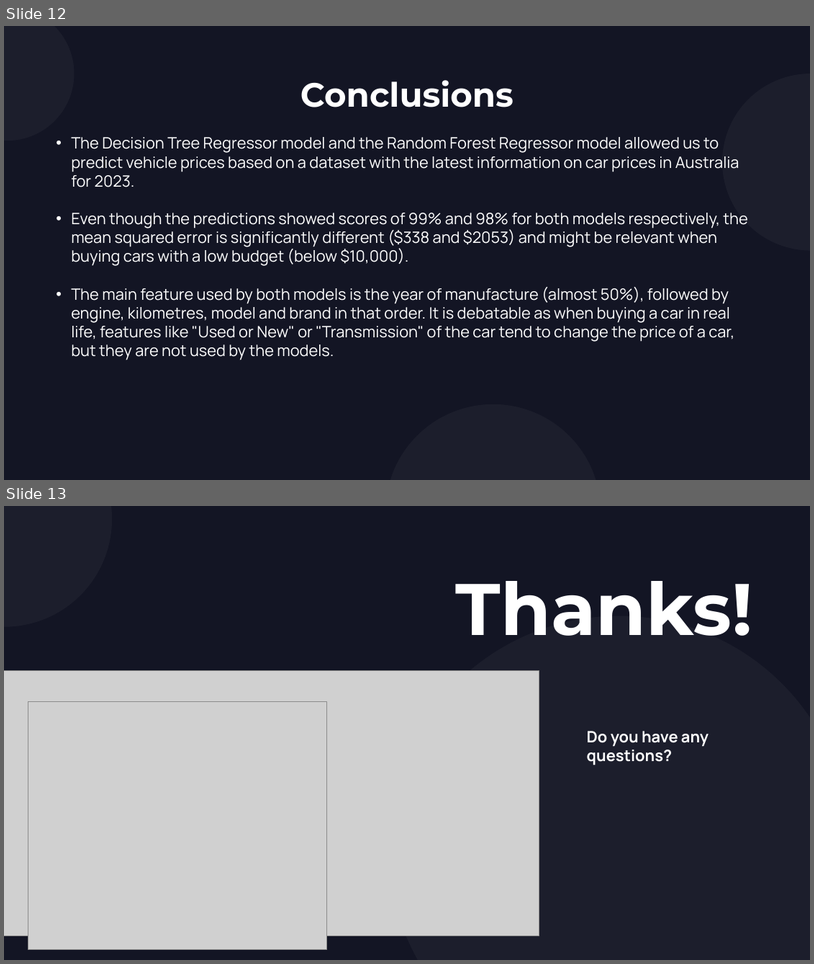
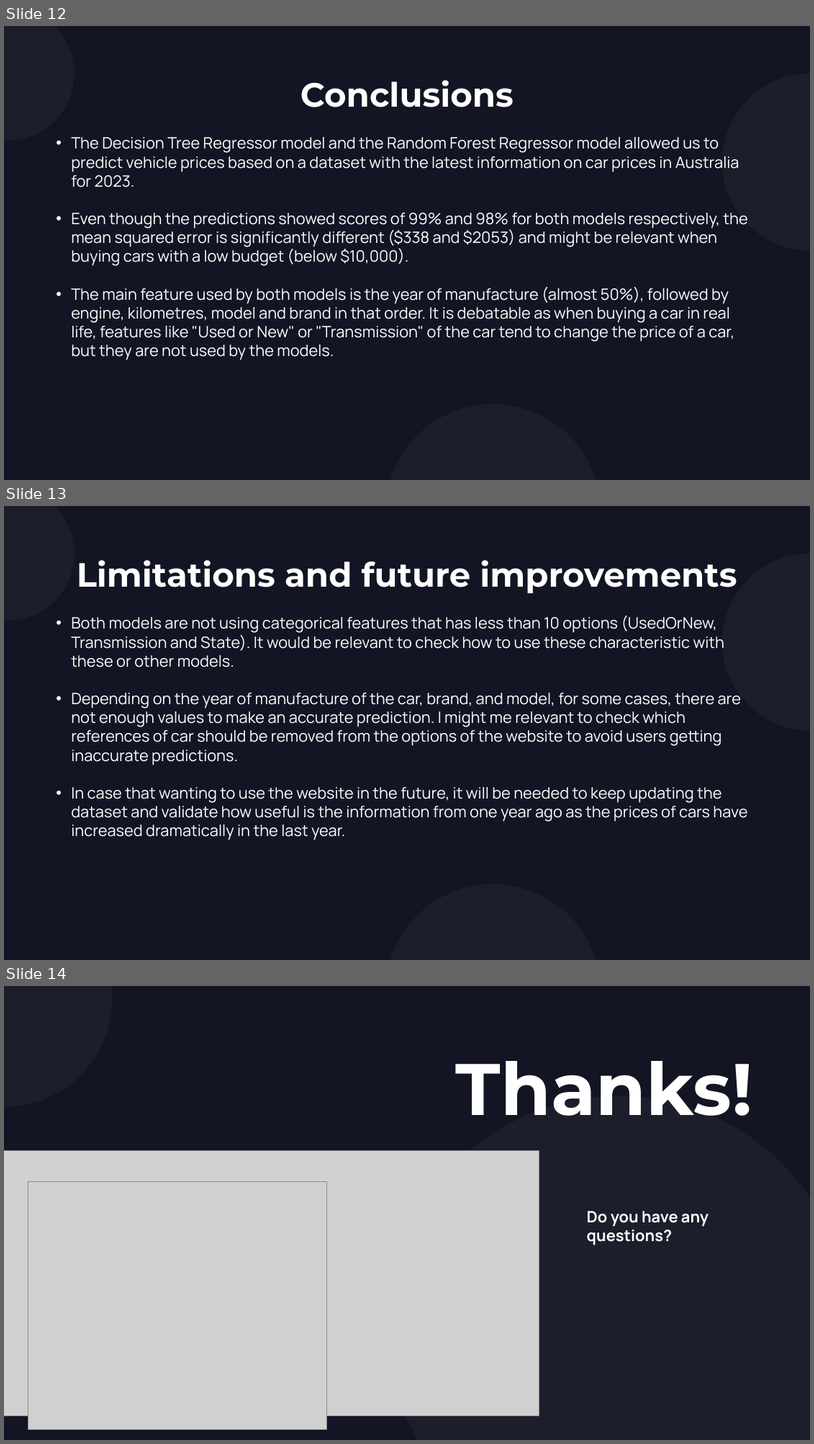
Before and after one commit to zquiroga/Project-4---Group-No.1, a slide deck: Presentation.pptx. Shown one above the other, each under a label of ours: slides 12 and 13 before the commit, slides 12, 13 and 14 after it. The pictures are 814x964 and 814x1444 pixels, drawn with LibreOffice and Linux fonts; fonts in the diff are those of the drawing; grey boxes stand for pictures; background and template pictures are left out. Boxes give left, top, right and bottom in pixels: in the first picture for what was removed or moved away, otherwise in the second. Text is boxed around its words. In the diff, an @@ line names an element or a change of style, - is before the commit and + after.

Commit message:
Adding files via upload
Git bash is not allowing me to update files. There is some conflict

```diff
--- a/Presentation.pptx
+++ b/Presentation.pptx
@@ slide 13 added at (4, 506, 810, 960), background #131524; not listed: 3 template elements that a slide beside it also shows @@
@@ title added at (77, 560, 737, 593), 30 pt, text #FFFFFF, bold @@
+Limitations and future improvements
@@ subtitle added at (71, 615, 748, 840), 14 pt, text #FFFFFF @@
+• Both models are not using categorical features that has less than 10 options (UsedOrNew, Transmission and State). It would be relevant to check how to use these characteristic with these or other models.
+• Depending on the year of manufacture of the car, brand, and model, for some cases, there are not enough values to make an accurate prediction. I might me relevant to check which references of car should be removed from the options of the website to avoid users getting inaccurate predictions.
+• In case that wanting to use the website in the future, it will be needed to keep updating the dataset and validate how useful is the information from one year ago as the prices of cars have increased dramatically in the last year.
@@ what was slide 13 is now slide 14 @@
```
Also in this commit, not shown: 5 slides changed, 10 other files.
